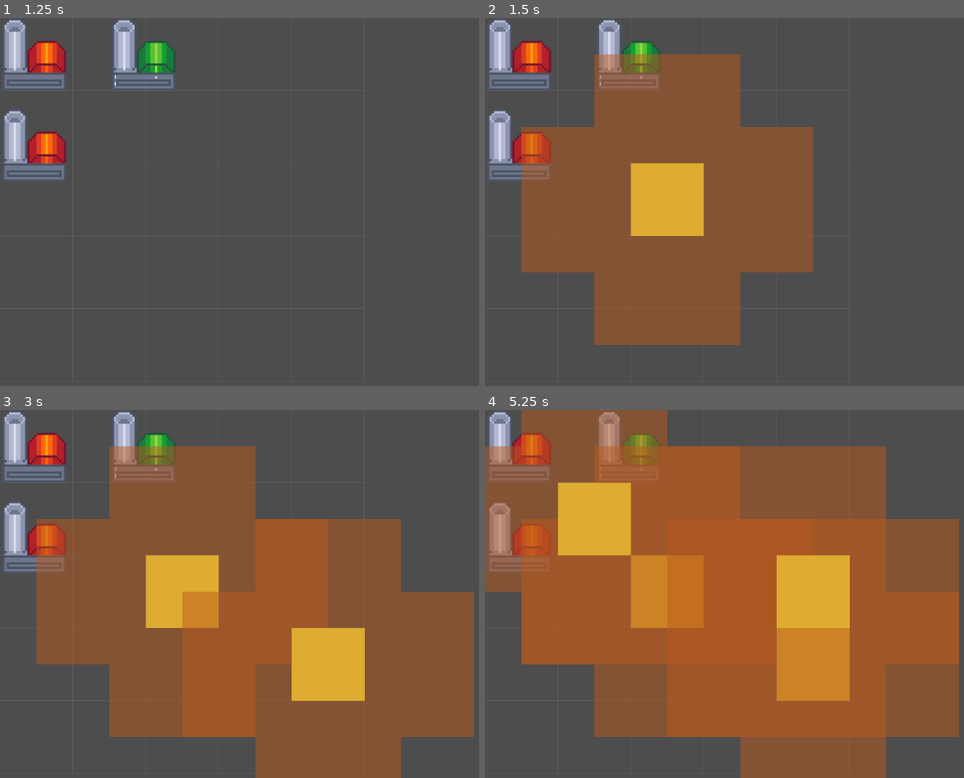
Above: before the commit, frames 1-4 (two rows, left to right).
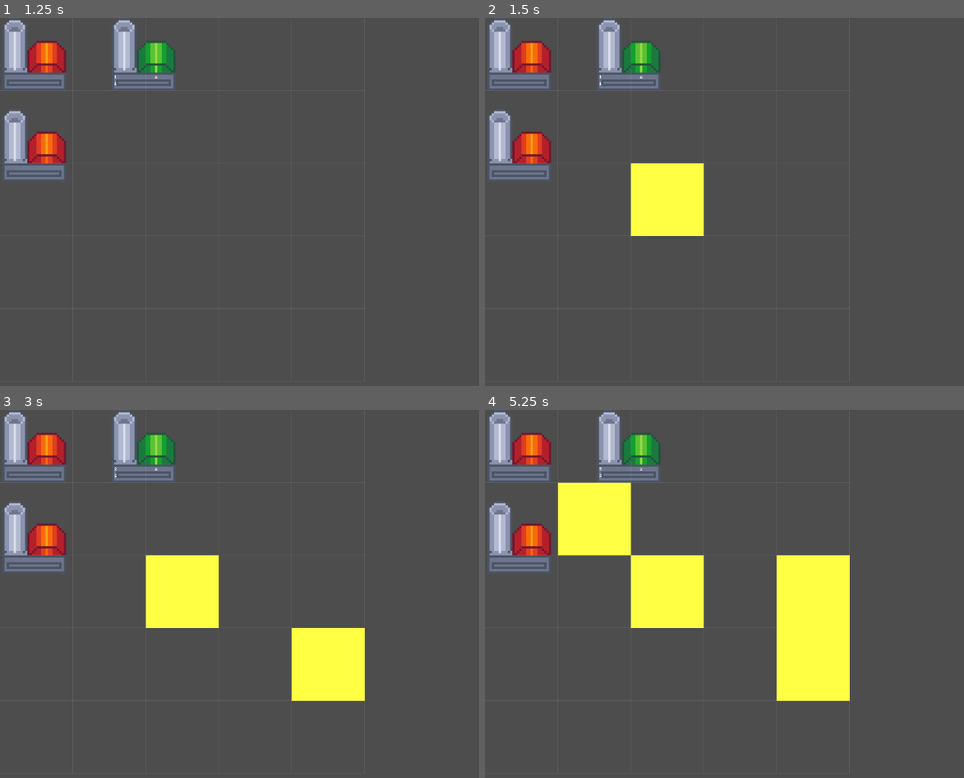
Above: after the commit, the same moments.

Repository: ZimtSnad/nauvis-enjoyers-bit-festival-2025
Game: Godot game, scene res://main.tscn
Same seed, same stepped clock (60 frames per second), same inputs: the game is played once before the commit and once after it.
Inputs (mouse positions are in pixels of both pictures, inside the frame that each line leads up to):
- Up to frame 1 (1.25 s): tap Enter at 0.5 s; move the mouse to (474, 183) at 0.52 s; click (474, 183) at 0.67 s
- Up to frame 2 (1.5 s): tap Space at 1.25 s; move the mouse to (681, 220) at 1.27 s; click (681, 220) at 1.42 s
- Up to frame 3 (3 s): tap Enter at 2 s; move the mouse to (392, 513) at 2.02 s; click (392, 513) at 2.17 s; tap Space at 2.75 s; move the mouse to (296, 667) at 2.77 s; click (296, 667) at 2.92 s
- Up to frame 4 (5.25 s): tap Enter at 3.5 s; move the mouse to (outside the picture) at 3.52 s; click (outside the picture) at 3.67 s; tap Space at 4.25 s; move the mouse to (614, 538) at 4.27 s; click (614, 538) at 4.42 s; move the mouse to (844, 594) at 5.02 s; click (844, 594) at 5.17 s

Frame 1 is identical in both runs. In frame 2, 36% of the frame differs, in the area x 7-69%, y 9-89%; in frame 3, 57%; in frame 4, 75%, in the area x 0-99%, y 0-100%.

Commit message:
fixed beacon colliders

Diff:
--- a/scenes/beacon.tscn
+++ b/scenes/beacon.tscn
@@ -1,9 +1,6 @@
-[gd_scene load_steps=3 format=3 uid="uid://bdvt53byqgyw3"]
+[gd_scene load_steps=2 format=3 uid="uid://bdvt53byqgyw3"]
 
 [ext_resource type="Script" uid="uid://c362lr5ro58wu" path="res://scripts/Beacon.gd" id="1_r25yp"]
-
-[sub_resource type="RectangleShape2D" id="RectangleShape2D_r25yp"]
-size = Vector2(128, 128)
 
 [node name="Beacon" type="Area2D"]
 script = ExtResource("1_r25yp")
@@ -14,6 +11,5 @@
 mouse_filter = 2
 color = Color(1, 1, 0.26666668, 1)
 
-[node name="CollisionShape2D" type="CollisionShape2D" parent="."]
-position = Vector2(64, 64)
-shape = SubResource("RectangleShape2D_r25yp")
+[node name="CollisionPolygon2D" type="CollisionPolygon2D" parent="."]
+polygon = PackedVector2Array(0, 0, 0, 0, 0, 0)
--- a/scripts/Beacon.gd
+++ b/scripts/Beacon.gd
@@ -1,7 +1,7 @@
 extends Node2D
 
-@onready var collider = $CollisionShape2D
-@export var cell_size: float = 24
+@onready var collider = $CollisionPolygon2D
+@export var cell_size: float = 128
 @export var radius: float = 72
 @export var color: Color = Color(0.73, 0.35, 0.11, 0.5)
 
@@ -9,25 +9,42 @@
 
 func _ready():
 
-	var collider_poly = generate_circle_collider(128, 128*2)
-
-	# Draw Polygon2D to visualize
-	var poly = Polygon2D.new()
-	poly.polygon = collider_poly
-	poly.color = color
-	#collider.shape = poly
-	add_child(poly)
+	var collider_poly = generate_circle_collider(cell_size, cell_size*3)
+	collider.polygon = collider_poly
+	collider.position = Vector2(cell_size/2, cell_size/2)
 
 func generate_circle_collider(cell_size: float, radius: float) -> PackedVector2Array:
 	var half = cell_size / 2.0
 	var max_offset = int(ceil(radius / cell_size))
-	var points := []
 
-	# Iterate the grid in a clockwise fashion to generate a simple outline
-	for angle_deg in range(0, 360, 5):
-		var angle = deg_to_rad(angle_deg)
-		var x = round(cos(angle) * radius / cell_size) * cell_size + half
-		var y = round(sin(angle) * radius / cell_size) * cell_size + half
-		points.append(Vector2(x, y))
+	var border_points := []
 
-	return PackedVector2Array(points)
+	# 1. Collect all border cells
+	for y in range(-max_offset, max_offset + 1):
+		for x in range(-max_offset, max_offset + 1):
+			var center = Vector2(x * cell_size + half, y * cell_size + half)
+
+			var dist = center.length()
+
+			# Border = within radius, but neighbors include some outside radius
+			if dist <= radius:
+				var neighbor_outside = false
+				for ny in [-1, 0, 1]:
+					for nx in [-1, 0, 1]:
+						if nx == 0 and ny == 0:
+							continue
+						var n_center = Vector2((x + nx) * cell_size + half, (y + ny) * cell_size + half)
+						if n_center.length() > radius:
+							neighbor_outside = true
+							break
+					if neighbor_outside:
+						break
+
+				if neighbor_outside:
+					border_points.append(center)
+
+	# 2. Sort points by angle to form a clean polygon
+	border_points.sort_custom(func(a, b): return a.angle() < b.angle())
+
+	# 3. Convert to PackedVector2Array
+	return PackedVector2Array(border_points)
